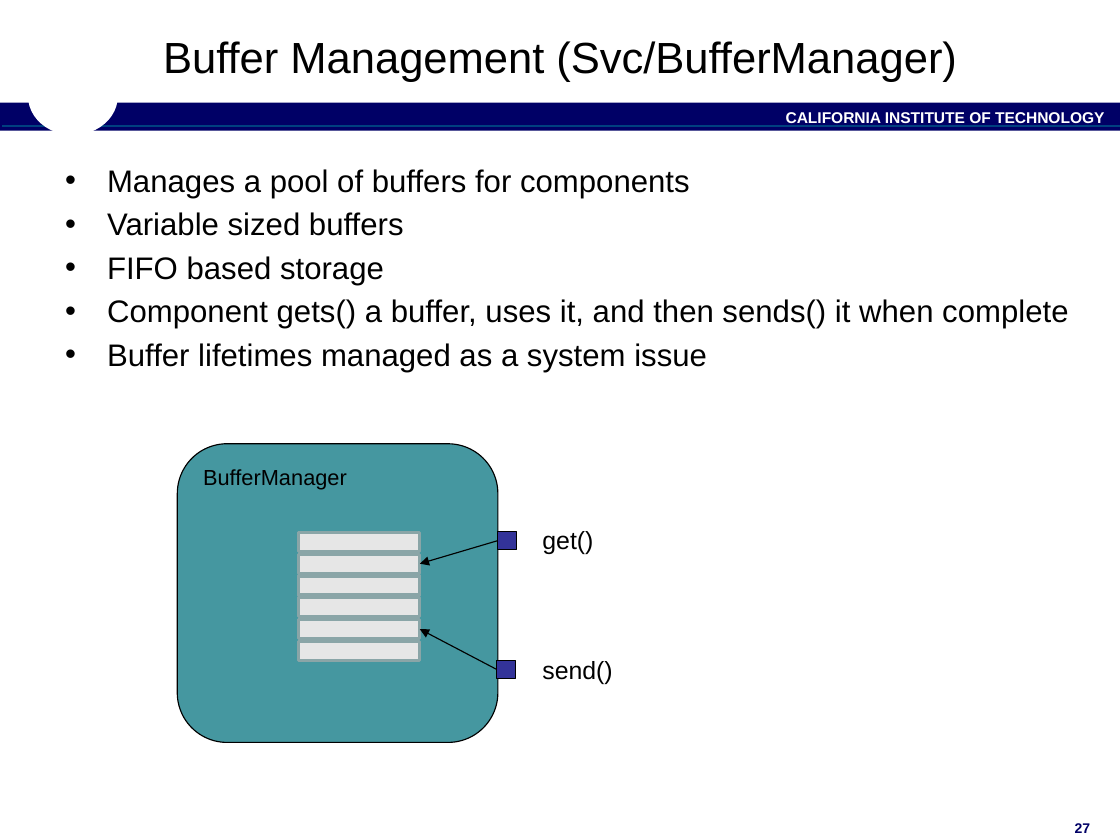
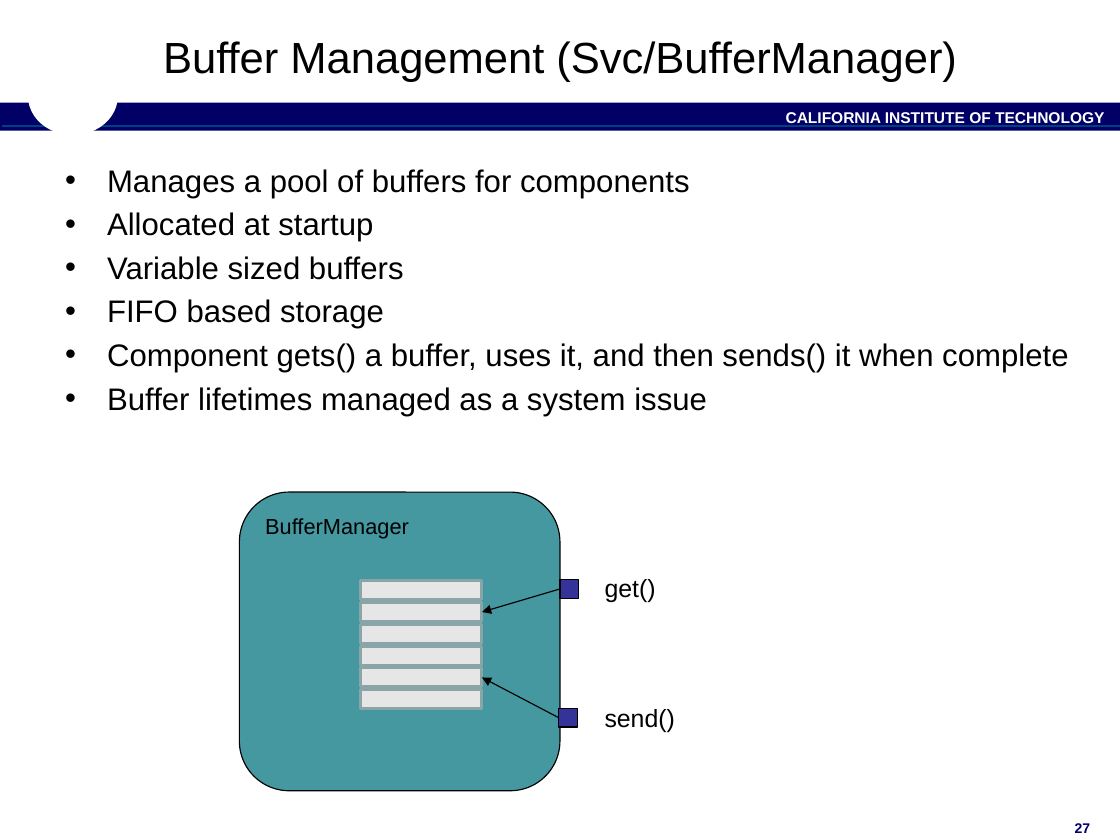
Before and after one commit to nasa/fprime, a slide deck: slide 27 of docs/Architecture/FPrimeSoftwareArchitecture.pptx. Drawn at 1120x840 pixels with LibreOffice and Linux fonts; fonts in the diff are those of the drawing; background and template pictures are left out. Boxes give left, top, right and bottom in pixels: in the first picture for what was removed or moved away, otherwise in the second. Text is boxed around its words. In the diff, an @@ line names an element or a change of style, - is before the commit and + after.

```diff
--- a/docs/Architecture/FPrimeSoftwareArchitecture.pptx
+++ b/docs/Architecture/FPrimeSoftwareArchitecture.pptx
@@ text at (x1=107, y1=212, x2=373, y2=242): paragraph added @@
+• Allocated at startup
@@ 7 rectangles, 2 arrows moved together from (x1=299, y1=531, x2=517, y2=670) to (x1=361, y1=580, x2=579, y2=718) @@
@@ 2 texts, 1 rounded rectangle, 1 rectangle moved together from (x1=177, y1=444, x2=612, y2=743) to (x1=240, y1=492, x2=675, y2=791) @@
```
Also in this commit, not shown: 4 other slides changed, 1 slide added, 1 other file.
